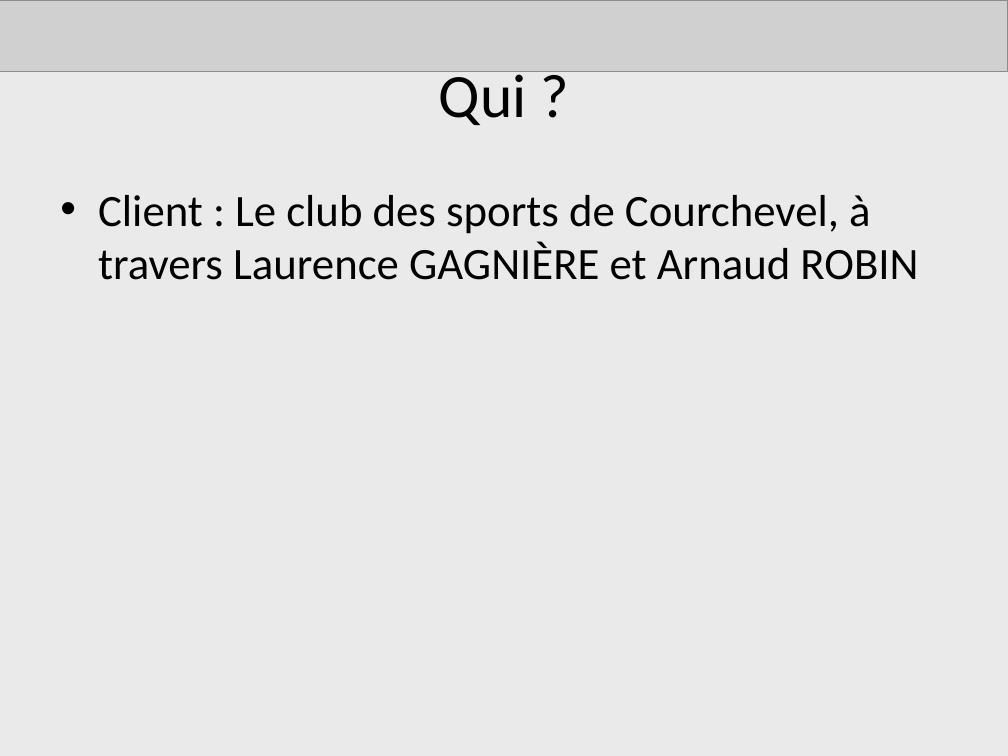
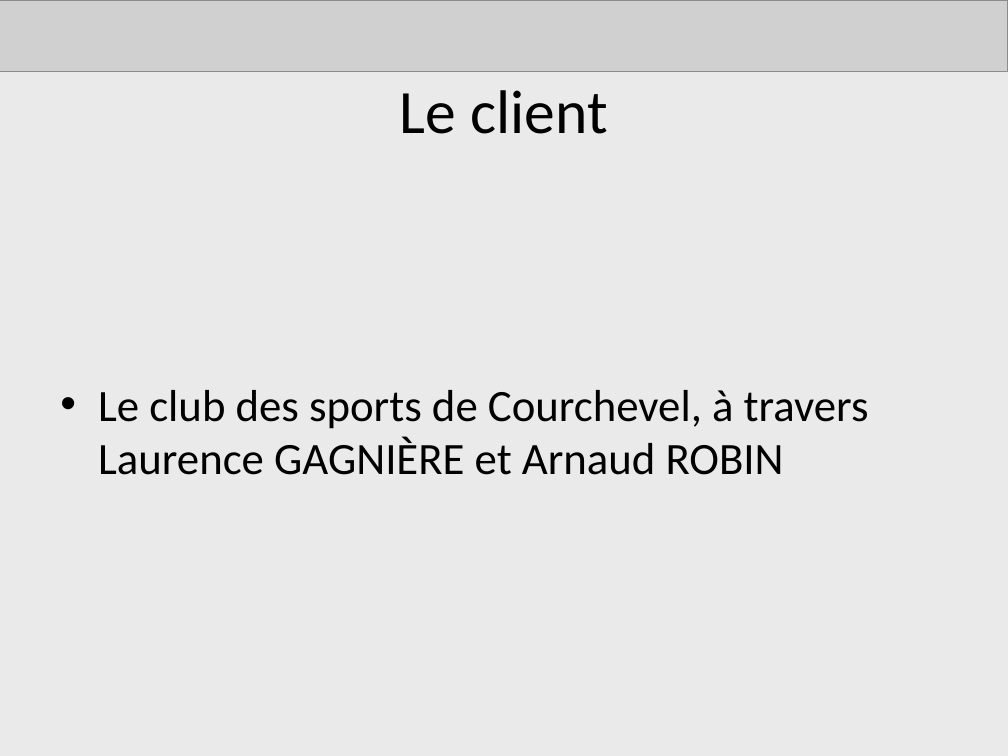
Before and after one commit to AdrienLombard/SimplePass, a slide deck: slide 3 of source/Projet Courchevel - Bilan intermédiaire.ppt. Drawn at 1008x756 pixels with LibreOffice and Linux fonts; fonts in the diff are those of the drawing; grey boxes stand for pictures. Boxes give left, top, right and bottom in pixels: in the first picture for what was removed or moved away, otherwise in the second. Text is boxed around its words. In the diff, an @@ line names an element or a change of style, - is before the commit and + after.

```diff
--- a/source/Projet Courchevel - Bilan intermédiaire.ppt
+++ b/source/Projet Courchevel - Bilan intermédiaire.ppt
@@ title removed at (439, 71, 527, 125) @@
-Qui ?
@@ title added at (400, 90, 607, 134), 44 pt, text #000000 @@
+Le client
@@ text at (98, 390, 869, 475): text changed @@
-• Client : Le club des sports de Courchevel, à travers Laurence GAGNIÈRE et Arnaud ROBIN
+• Le club des sports de Courchevel, à travers Laurence GAGNIÈRE et Arnaud ROBIN
```
Also in this commit, not shown: 8 other slides changed.
